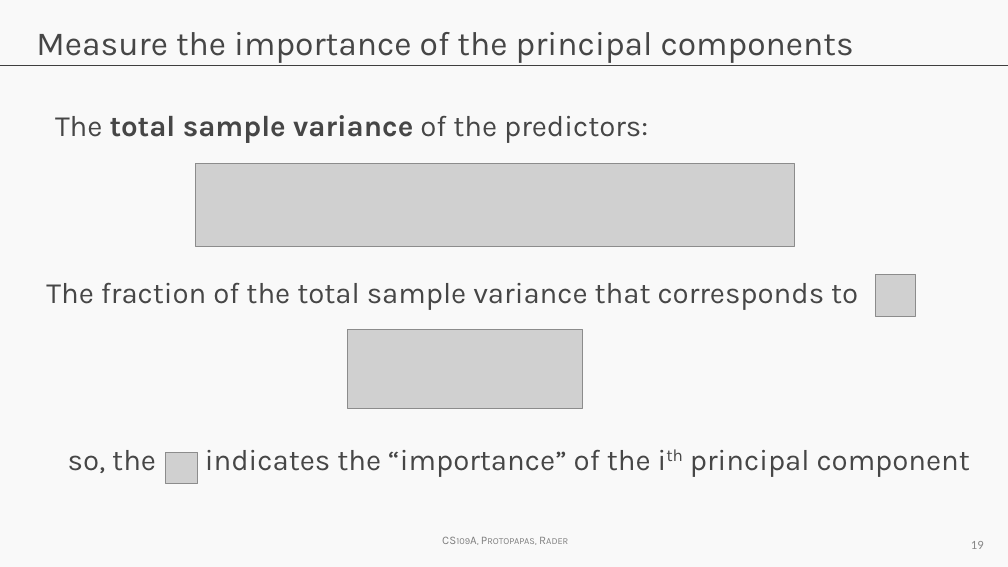
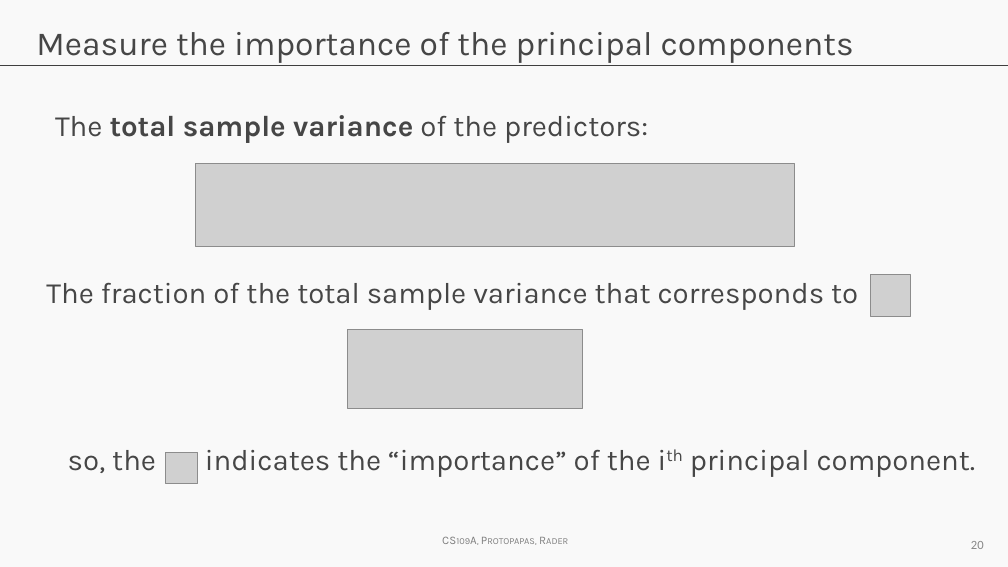
Before and after one commit to Harvard-IACS/2018-CS109A, a slide deck: slide 20 of content/a-sections/a-sec-4/Adv_Section4_Slides_PCA.pptx (slide 19 before the commit). Drawn at 1008x567 pixels with LibreOffice and Linux fonts; fonts in the diff are those of the drawing; grey boxes stand for pictures; background and template pictures are left out. Boxes give left, top, right and bottom in pixels: in the first picture for what was removed or moved away, otherwise in the second. Text is boxed around its words. In the diff, an @@ line names an element or a change of style, - is before the commit and + after.

```diff
--- a/content/a-sections/a-sec-4/Adv_Section4_Slides_PCA.pptx
+++ b/content/a-sections/a-sec-4/Adv_Section4_Slides_PCA.pptx
@@ picture: place and size @@
-picture at box(876, 274, 916, 317)
+picture at box(870, 274, 910, 317)
@@ text at box(68, 449, 976, 477): text changed @@
-so, the indicates the “importance” of the ith principal component
+so, the indicates the “importance” of the ith principal component.
@@ page number at box(971, 541, 984, 549): text changed @@
-19
+20
```
Also in this commit, not shown: 21 other slides changed, 2 slides added, 1 slide removed, 1 other file.
